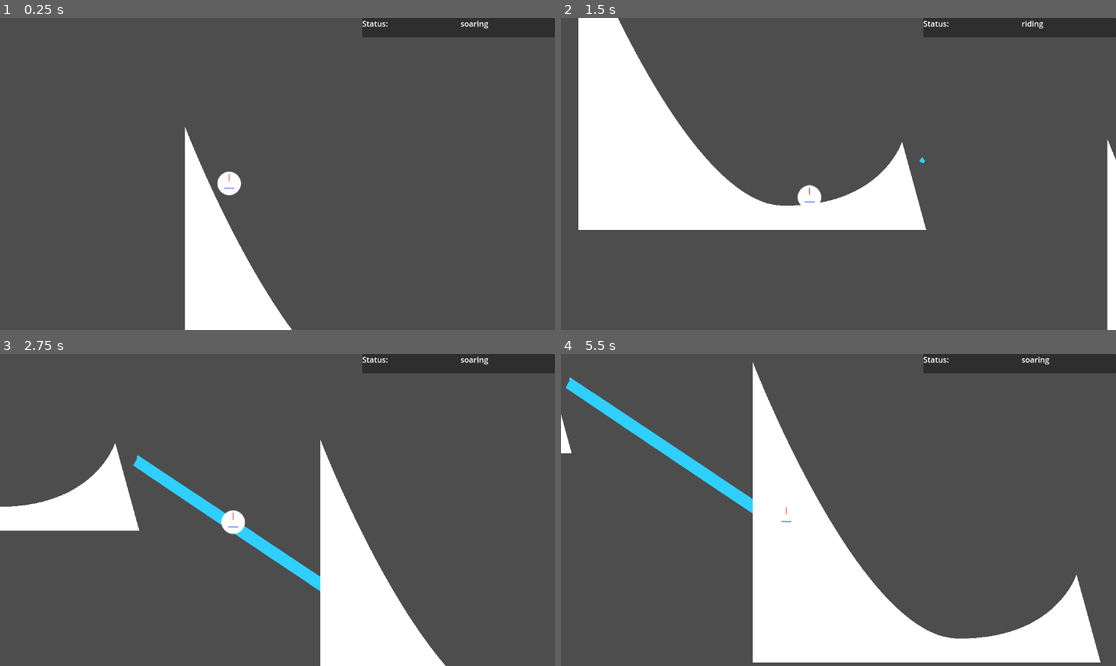
Above: before the commit, frames 1-4 (two rows, left to right).
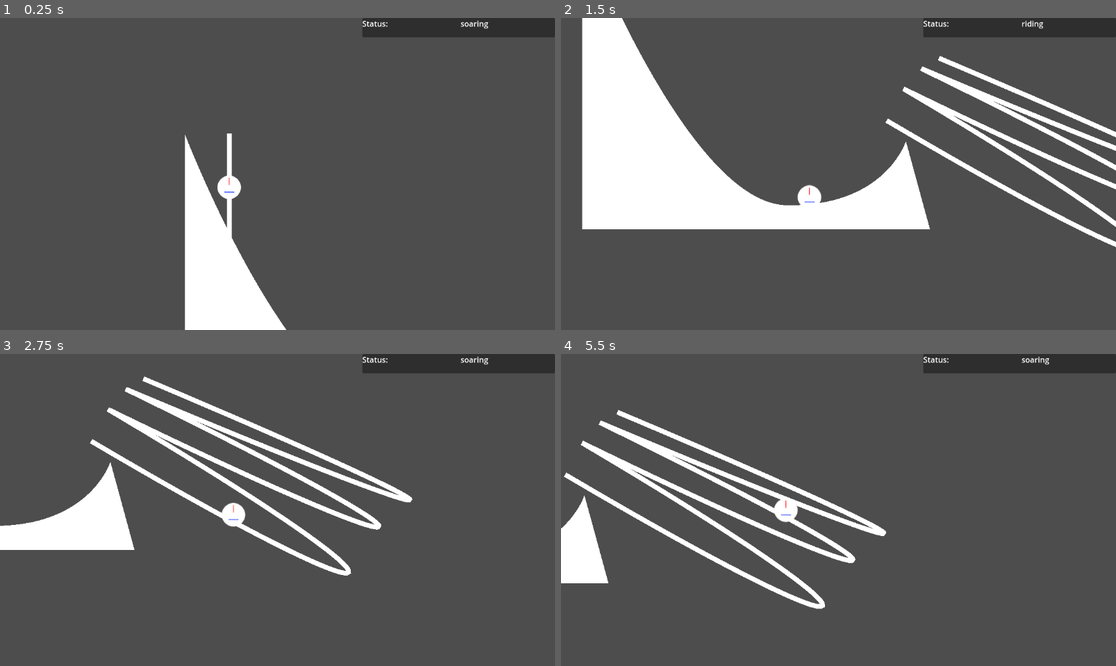
Above: after the commit, the same moments.

Repository: LettucePie/gwj-62-harvest
Game: Godot game, scene res://testing/test_zone.tscn
Two runs of this game, one before a commit and one after it. Both use one fixed random seed, a clock stepped at 60 frames per second and the inputs below.
Inputs:
- Up to frame 1 (0.25 s): no input
- Up to frame 2 (1.5 s): tap Enter (ui_accept) at 0.5, 0.77 s; hold Up (ui_up) 0.53-1.28 s; hold Down (ui_down) from 1.28 s (still down)
- Up to frame 3 (2.75 s): tap Enter (ui_accept) at 1.52 s; release Down (ui_down) at 2.03 s; hold Up (ui_up) from 2.03 s (still down)
- Up to frame 4 (5.5 s): tap Enter (ui_accept) at 3.02, 3.77, 4.52 s; release Up (ui_up) at 3.53 s; hold Down (ui_down) from 3.53 s (still down)

The runs differ from the first frame. In frame 1, 0.8% of the frame differs, in the area x 33-53%, y 34-100%; in frame 2, 6.1%; in frame 3, 16%; in frame 4, 23%, in the area x 0-98%, y 2-99%.

Commit message:
Finally figured out a system for alternating between soaring and riding ...
Next need to fix how my "soar arc" is made

Diff:
--- a/gameplay/player_follow.gd
+++ b/gameplay/player_follow.gd
@@ -1,4 +1,9 @@
 extends PathFollow2D
+
+class_name Player
+
+signal launch_curve(curve)
+signal parent_launch(node)
 
 @export var PROGRESS_SPEED = 8.0
 
@@ -11,16 +16,19 @@
 var launched_ramps : Array = []
 var status = "soaring"
 var current_speed : float
-var soar_arc : Curve2D
-var soar_progress : float
 var launch_speed : float = PROGRESS_SPEED
 
 
 func _ready():
+	call_deferred("startup")
+
+
+func startup():
 	var new_arc = Curve2D.new()
 	new_arc.add_point(self.position)
 	new_arc.add_point(self.position + Vector2(0, 600))
-	soar_arc = new_arc
+	emit_signal("launch_curve", new_arc)
+	emit_signal("parent_launch", self)
 
 
 func _physics_process(delta):
@@ -35,7 +43,7 @@
 			$Sprite2D.position = Vector2(0, -14.5)
 			print("RAMP: ", current_ramp)
 		riding(delta)
-	else:
+	elif get_parent() is Launch:
 		soaring(delta)
 
 
@@ -59,13 +67,10 @@
 
 func predict_soar():
 	var ramp_end = current_ramp.get_ramp_final_position()
-	var highest_point = ramp_end + (current_ramp.launch_vector * current_speed)
-	var follow_point = highest_point \
-		+ (current_ramp.launch_vector.rotated(deg_to_rad(30)) \
-		* (current_speed * 0.66))
-	var final_point = follow_point \
-		+ (current_ramp.launch_vector.rotated(deg_to_rad(60)) \
-		* (current_speed * 0.33))
+	var highest_point = ramp_end + (current_ramp.launch_vector * 100)
+#	var follow_point = highest_point + (current_ramp.launch_vector.rotated(deg_to_rad(30)) * (current_speed * 0.66))
+	var follow_point = highest_point + current_ramp.launch_vector.rotated(deg_to_rad(30)) * 60
+	var final_point = follow_point + current_ramp.launch_vector.rotated(deg_to_rad(60)) * 40
 	var new_arc = Curve2D.new()
 	var coords = PackedVector2Array()
 	for i in 7:
@@ -74,27 +79,26 @@
 	new_arc.add_point(coords[2], coords[1], coords[3])
 	new_arc.add_point(coords[4], coords[3], coords[5])
 	new_arc.add_point(coords[6], coords[5], Vector2.ZERO)
-	soar_arc = new_arc
-	current_ramp.draw_arc_prediction(new_arc.get_baked_points())
+	emit_signal("launch_curve", new_arc)
 
 
 func launch():
 	launched_ramps.append(current_ramp)
 	current_ramp = null
-	var stage_parent = get_parent().get_parent()
-	get_parent().remove_child(self)
-	stage_parent.add_child(self)
-	$Sprite2D.position = Vector2.ZERO
-	soar_progress = 0.0
+#	var stage_parent = get_parent().get_parent()
+#	get_parent().remove_child(self)
+#	stage_parent.add_child(self)
+#	$Sprite2D.position = Vector2.ZERO
 	launch_speed = current_speed
+	progress = 0.0
+	emit_signal("parent_launch", self)
 
 
 func soaring(deltatime):
 	if status != "soaring":
 		status = "soaring"
-	soar_progress += launch_speed
-	var target_pos = soar_arc.sample_baked(soar_progress)
-	translate(self.position.direction_to(target_pos) * launch_speed)
+	print("Soaring")
+	progress += launch_speed
 
 
 func _on_area_2d_area_entered(area):
--- /dev/null
+++ b/levels/launch.gd
@@ -0,0 +1,14 @@
+extends Path2D
+
+class_name Launch
+
+
+func _on_player_follow_launch_curve(new_curve):
+	set_curve(new_curve)
+	$preview.points = new_curve.get_baked_points()
+
+
+func _on_player_follow_parent_launch(node):
+#	if node.get_parent() is RampPath:
+	node.get_parent().remove_child(node)
+	self.add_child(node)
--- a/levels/ramps/ramp_2_path.tscn
+++ b/levels/ramps/ramp_2_path.tscn
@@ -21,6 +21,3 @@
 
 [node name="box" type="CollisionShape2D" parent="area"]
 shape = SubResource("RectangleShape2D_mqpnj")
-
-[node name="Line2D" type="Line2D" parent="."]
-default_color = Color(0.184314, 0.815686, 1, 1)
--- a/levels/ramps/ramp_path.gd
+++ b/levels/ramps/ramp_path.gd
@@ -54,7 +54,7 @@
 
 
 func get_ramp_final_position():
-	return to_global(baked_points[baked_points.size() - 1])
+	return baked_points[baked_points.size() - 1]
 
 
 func close_enough(player : PathFollow2D):
@@ -66,7 +66,3 @@
 		return self
 	else:
 		return null
-
-
-func draw_arc_prediction(arc : PackedVector2Array):
-	$Line2D.points = arc
--- a/levels/stage_path.tscn
+++ b/levels/stage_path.tscn
@@ -1,8 +1,11 @@
-[gd_scene load_steps=4 format=3 uid="uid://b70d2vbt525p5"]
+[gd_scene load_steps=6 format=3 uid="uid://b70d2vbt525p5"]
 
 [ext_resource type="PackedScene" uid="uid://bqli0ogr3o2of" path="res://gameplay/player_follow.tscn" id="1_3fmwe"]
 [ext_resource type="PackedScene" uid="uid://crfi772r7qvdu" path="res://levels/ramps/ramp_2_path.tscn" id="2_1hcjy"]
 [ext_resource type="Script" path="res://gameplay/Camera2D.gd" id="3_h2qir"]
+[ext_resource type="Script" path="res://levels/launch.gd" id="4_0pdr7"]
+
+[sub_resource type="Curve2D" id="Curve2D_wcuk1"]
 
 [node name="stage_path" type="Node2D"]
 
@@ -12,8 +15,14 @@
 [node name="path" parent="." instance=ExtResource("2_1hcjy")]
 position = Vector2(40, 43)
 
-[node name="path2" parent="." instance=ExtResource("2_1hcjy")]
-position = Vector2(1138, 478)
-
 [node name="Camera2D" type="Camera2D" parent="."]
 script = ExtResource("3_h2qir")
+
+[node name="launch" type="Path2D" parent="."]
+curve = SubResource("Curve2D_wcuk1")
+script = ExtResource("4_0pdr7")
+
+[node name="preview" type="Line2D" parent="launch"]
+
+[connection signal="launch_curve" from="player_follow" to="launch" method="_on_player_follow_launch_curve"]
+[connection signal="parent_launch" from="player_follow" to="launch" method="_on_player_follow_parent_launch"]
